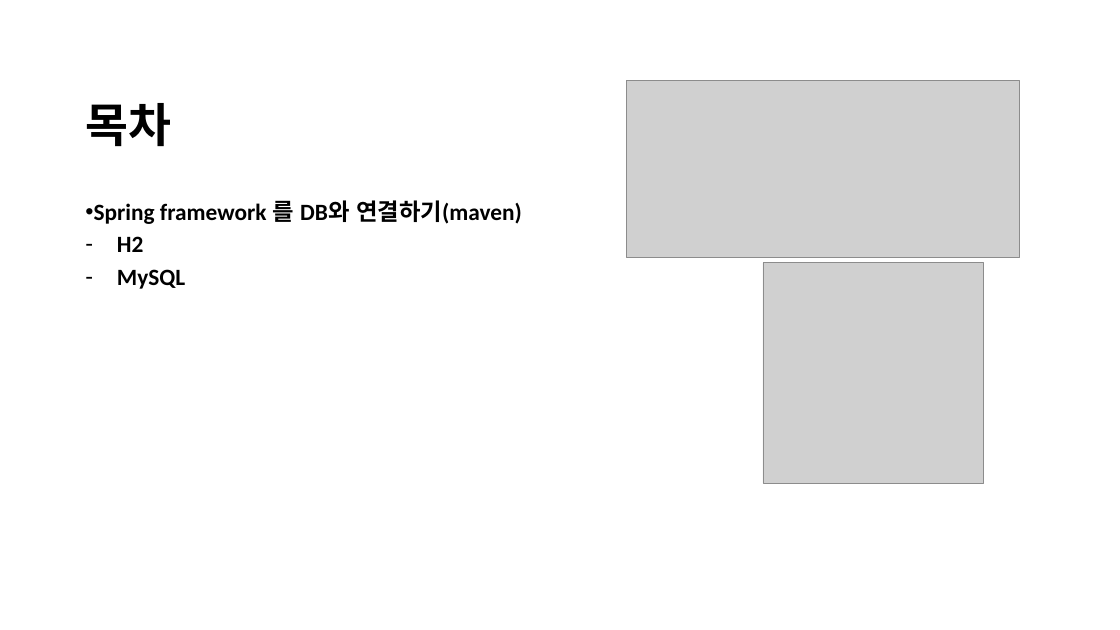
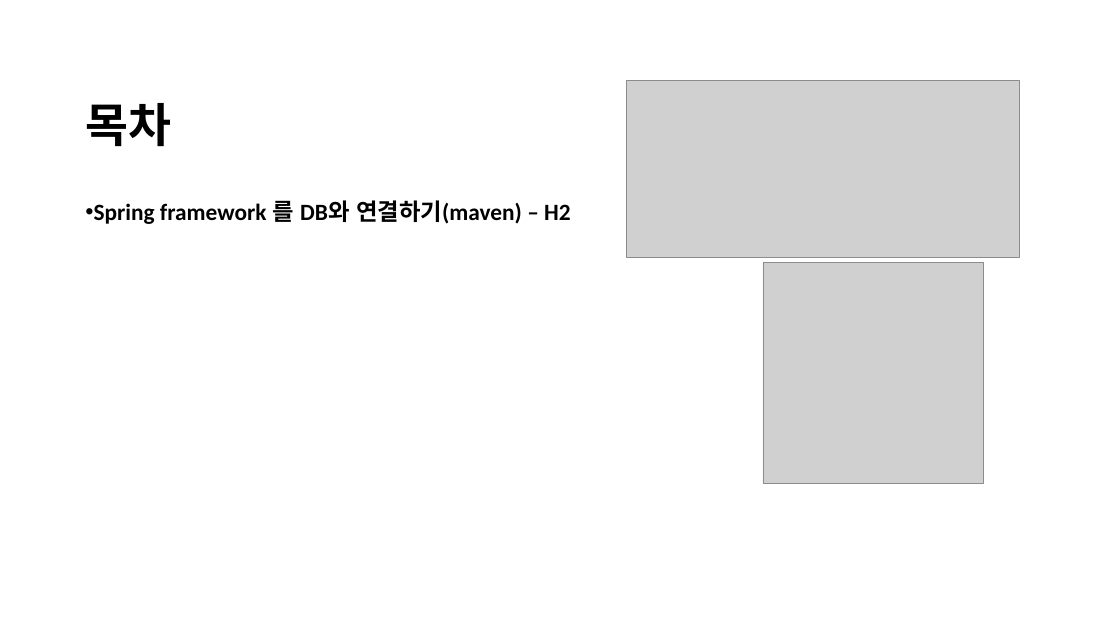
Before and after one commit to kyungmin1221/Tave_Study, a slide deck: slide 2 of 복습정리자료/spring 4주차 정리(kyungmin) .pptx. Drawn at 1120x630 pixels with LibreOffice and Linux fonts; fonts in the diff are those of the drawing; grey boxes stand for pictures. Boxes give left, top, right and bottom in pixels: in the first picture for what was removed or moved away, otherwise in the second. Text is boxed around its words. In the diff, an @@ line names an element or a change of style, - is before the commit and + after.

```diff
--- a/복습정리자료/spring 4주차 정리(kyungmin) .pptx
+++ b/복습정리자료/spring 4주차 정리(kyungmin) .pptx
@@ text at box(94, 196, 571, 226): text changed @@
-• Spring framework 를 DB와 연결하기(maven)
-– H2
-– MySQL
+• Spring framework 를 DB와 연결하기(maven) – H2
```
Also in this commit, not shown: 1 other file.
